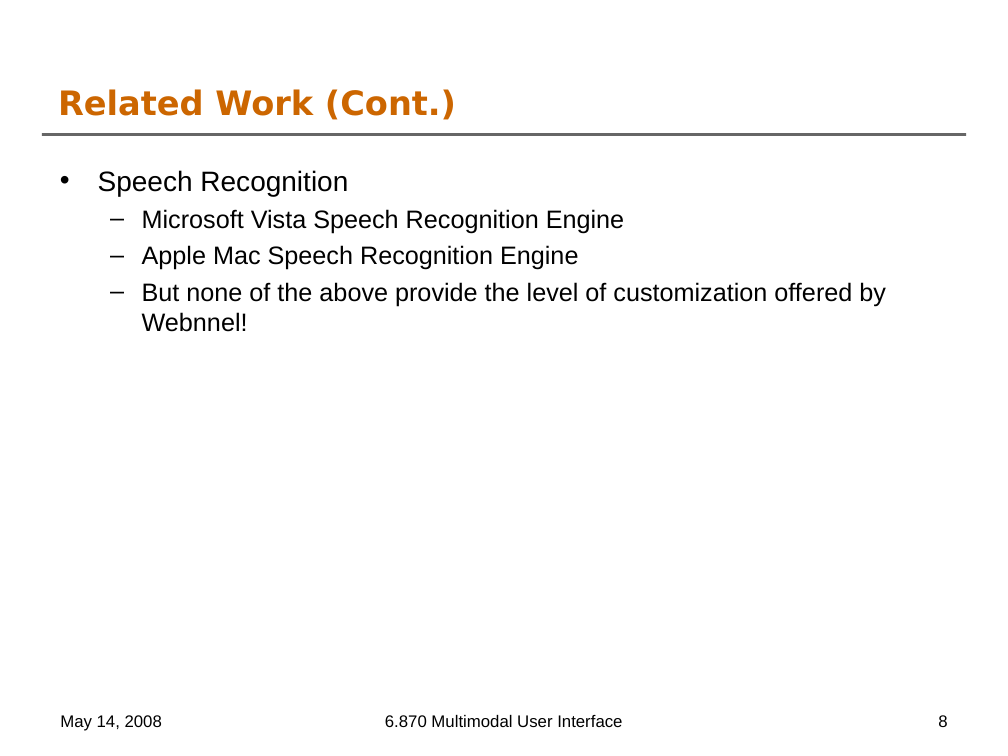
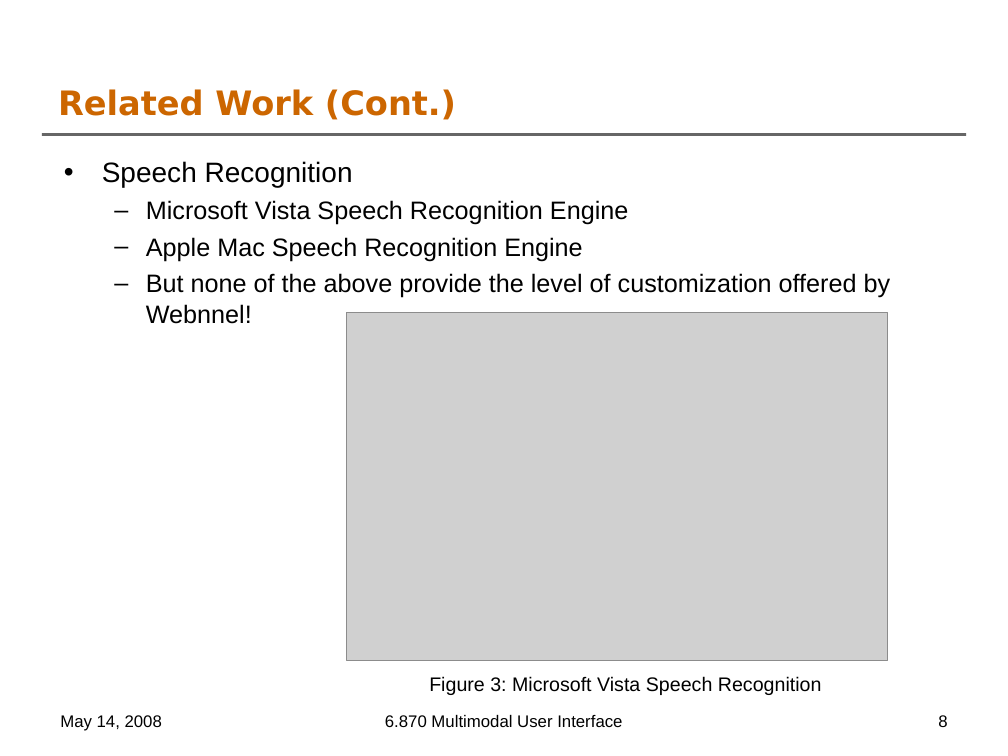
Before and after one commit to oshanis/webnnel, a slide deck: slide 8 of docs/6.870 Final Project Presentation.ppt. Drawn at 1008x756 pixels with LibreOffice and Linux fonts; fonts in the diff are those of the drawing; grey boxes stand for pictures; background and template pictures are left out. Boxes give left, top, right and bottom in pixels: in the first picture for what was removed or moved away, otherwise in the second. Text is boxed around its words. In the diff, an @@ line names an element or a change of style, - is before the commit and + after.

```diff
--- a/docs/6.870 Final Project Presentation.ppt
+++ b/docs/6.870 Final Project Presentation.ppt
@@ text "Speech Recognition": place and size @@
-text "Speech Recognition" at bbox=[98, 170, 886, 332]
+text "Speech Recognition" at bbox=[102, 161, 891, 324]
@@ picture added at bbox=[347, 312, 887, 661] @@
@@ text added at bbox=[429, 676, 822, 695], 14 pt, text #000000 @@
+Figure 3: Microsoft Vista Speech Recognition
```
Also in this commit, not shown: 3 other slides changed.
